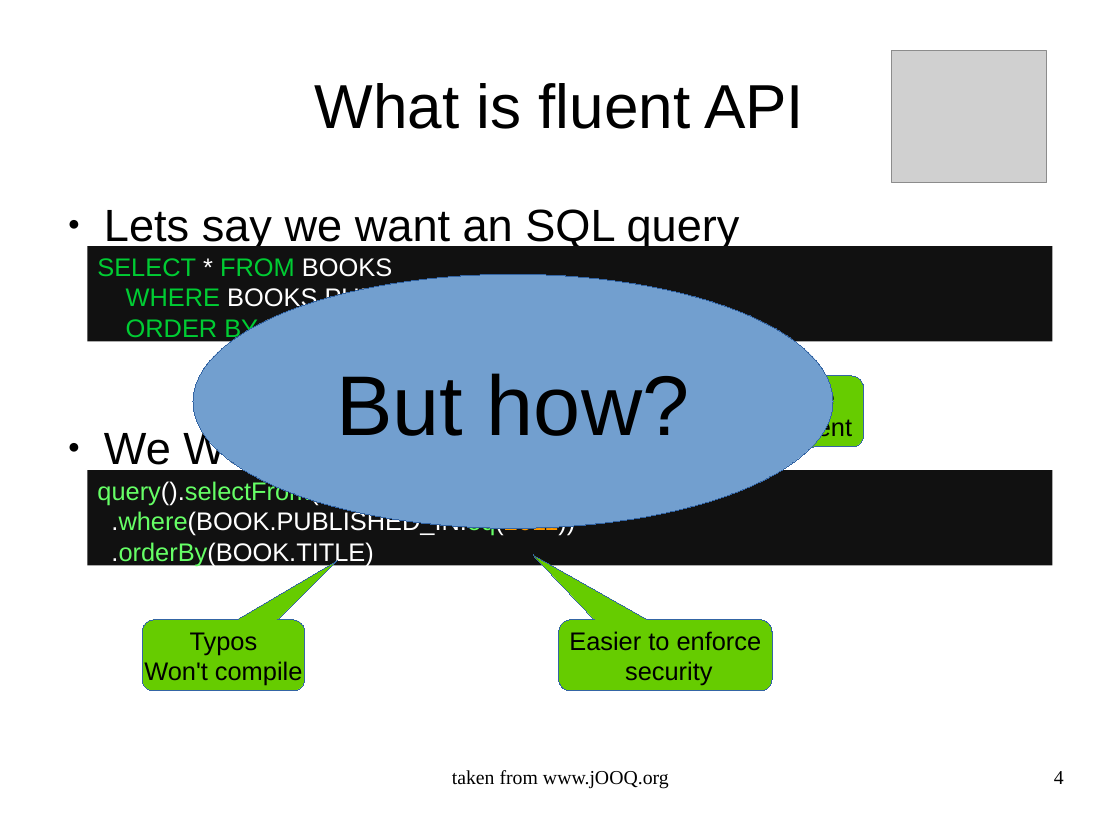
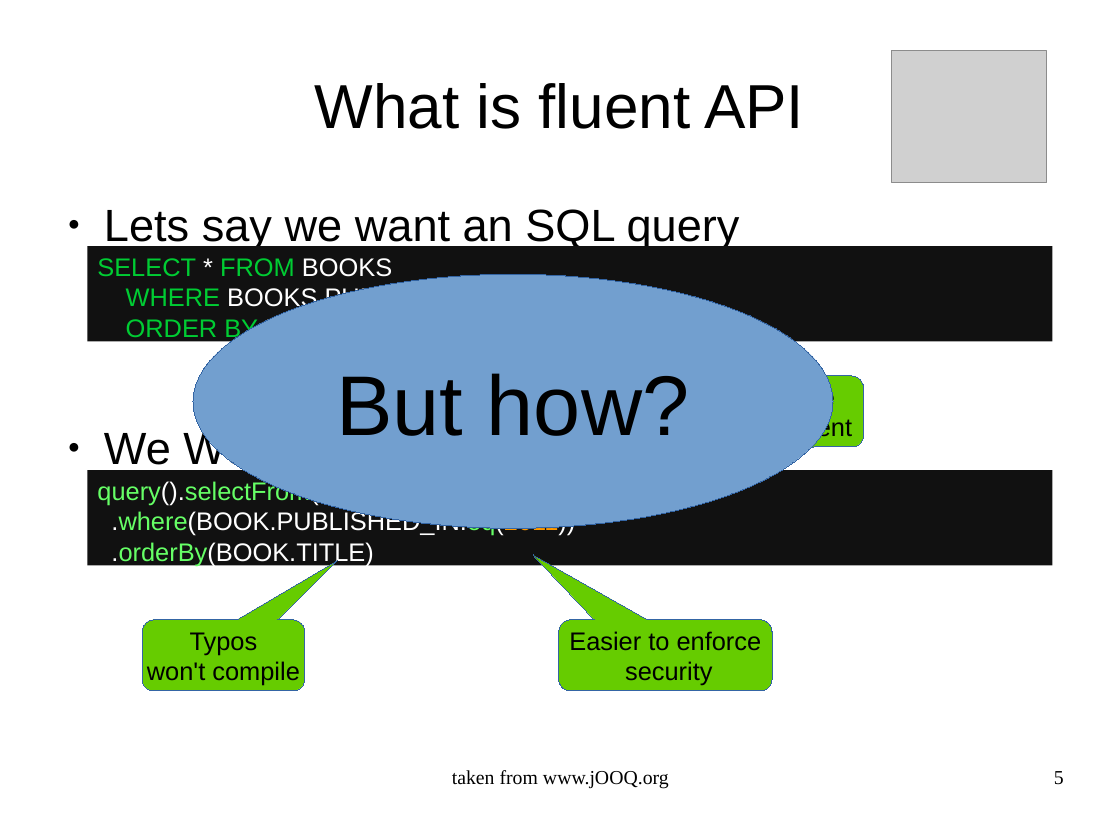
Before and after one commit to OriRoth/fling, a slide deck: slide 5 of Manuscripts/Thesis Seminar/Thesis Seminar.odp (slide 4 before the commit). Drawn at 1120x840 pixels with LibreOffice and Linux fonts; fonts in the diff are those of the drawing; grey boxes stand for pictures. Boxes give left, top, right and bottom in pixels: in the first picture for what was removed or moved away, otherwise in the second. Text is boxed around its words. In the diff, an @@ line names an element or a change of style, - is before the commit and + after.

```diff
--- a/Manuscripts/Thesis Seminar/Thesis Seminar.odp
+++ b/Manuscripts/Thesis Seminar/Thesis Seminar.odp
@@ text in rounded speech box at [147,661,299,686]: text changed @@
-Won't compile
+won't compile
@@ page number at [1054,771,1064,785]: text changed @@
-4
+5
```
Also in this commit, not shown: 4 other slides changed, 3 slides added, 1 slide removed, 8 other files.
